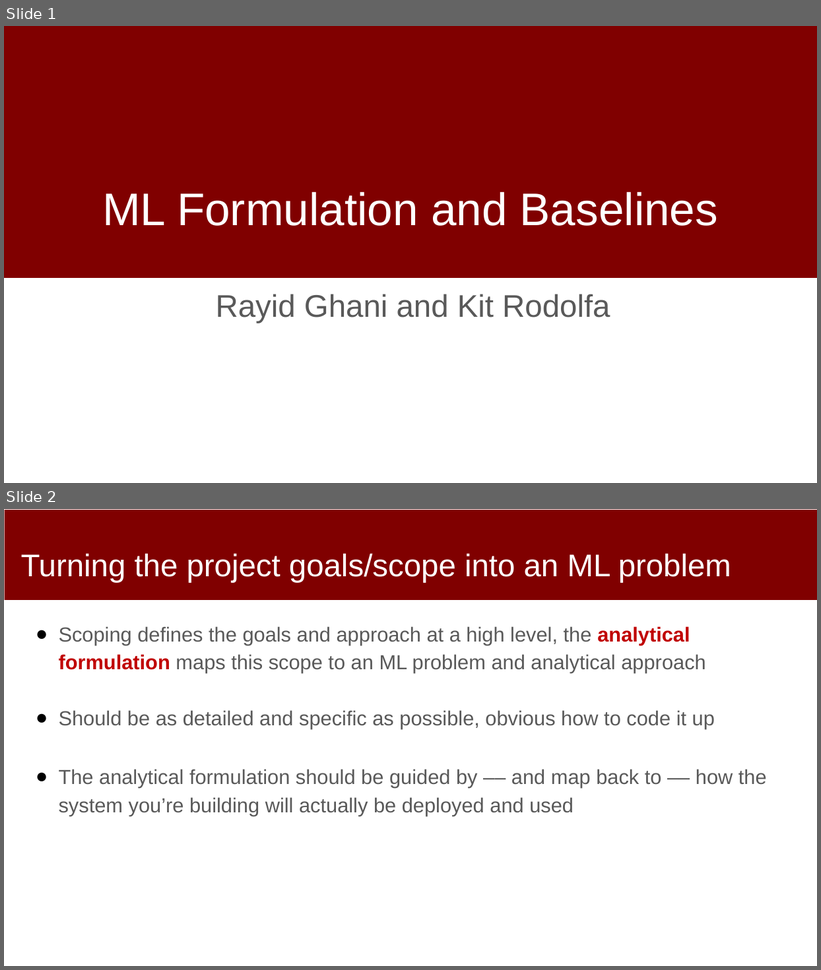
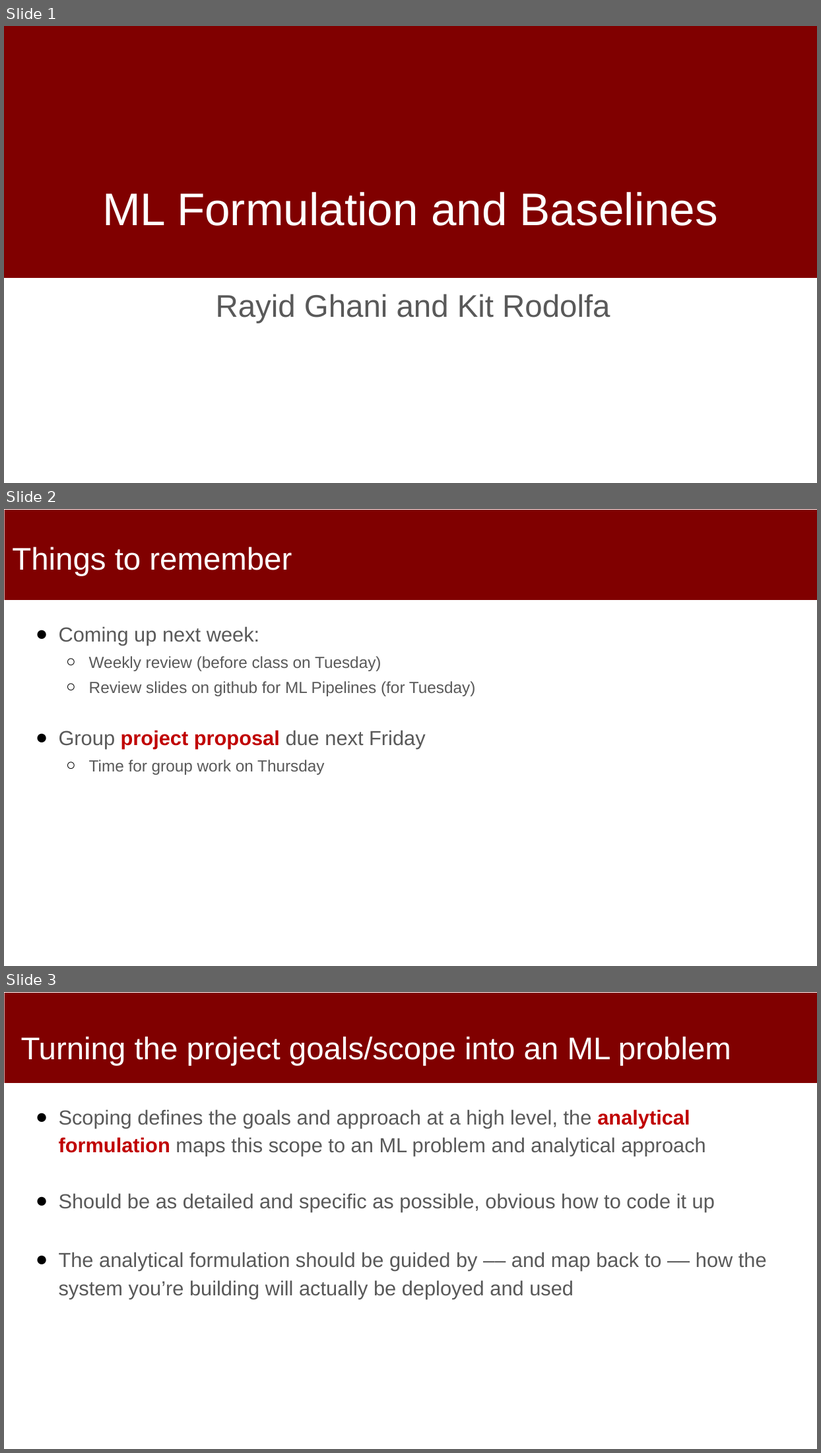
Before and after one commit to dssg/mlforpublicpolicylab, a slide deck: 03 - Data Exploration, Analytical Formulation, and Baselines/formulation-and-baselines.pptx. Shown one above the other, each under a label of ours: slides 1 and 2 before the commit, slides 1, 2 and 3 after it. The pictures are 821x970 and 821x1453 pixels, drawn with LibreOffice and Linux fonts; fonts in the diff are those of the drawing; background and template pictures are left out. Boxes give left, top, right and bottom in pixels: in the first picture for what was removed or moved away, otherwise in the second. Text is boxed around its words. In the diff, an @@ line names an element or a change of style, - is before the commit and + after.

```diff
--- a/03 - Data Exploration, Analytical Formulation, and Baselines/formulation-and-baselines.pptx
+++ b/03 - Data Exploration, Analytical Formulation, and Baselines/formulation-and-baselines.pptx
@@ slide 2 added at bbox=[4, 509, 817, 966], background #FFFFFF; not listed: 1 template element that a slide beside it also shows @@
@@ title added at bbox=[12, 547, 292, 576], 37 pt, text #FFFFFF @@
+Things to remember
@@ text added at bbox=[59, 626, 476, 775], 19 pt, text #595959 @@
+● Coming up next week:
+  ○ Weekly review (before class on Tuesday)
+  ○ Review slides on github for ML Pipelines (for Tuesday)
+● Group project proposal due next Friday
+  ○ Time for group work on Thursday
@@ what was slide 2 is now slide 3 @@
```
Also in this commit, not shown: 3 other slides added.
